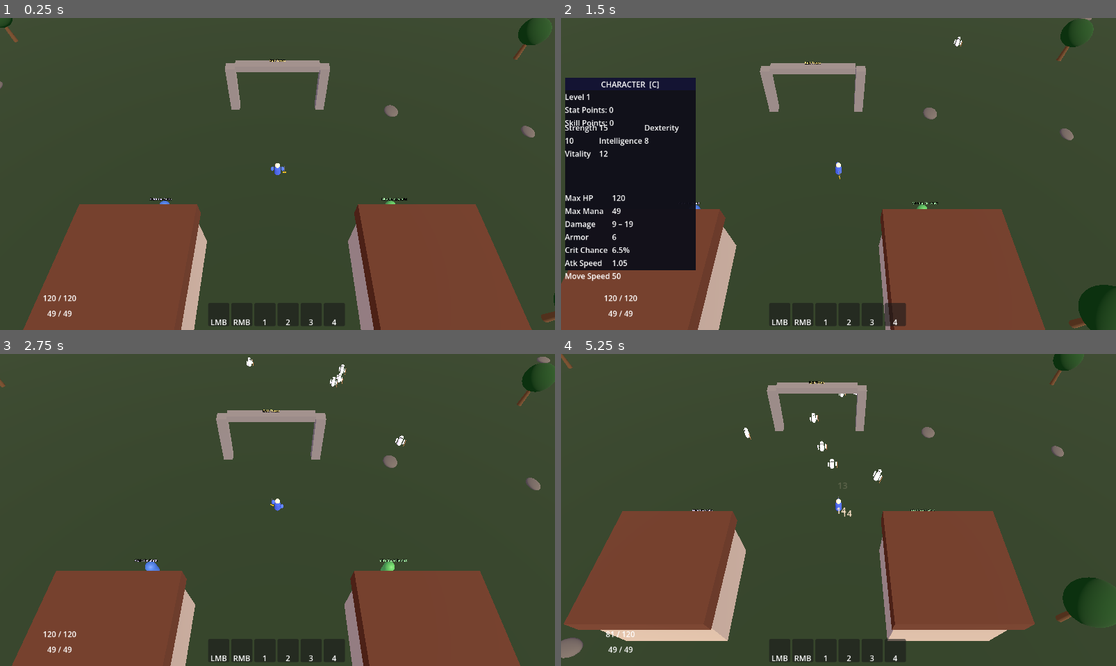
Above: before the commit, frames 1-4 (two rows, left to right).
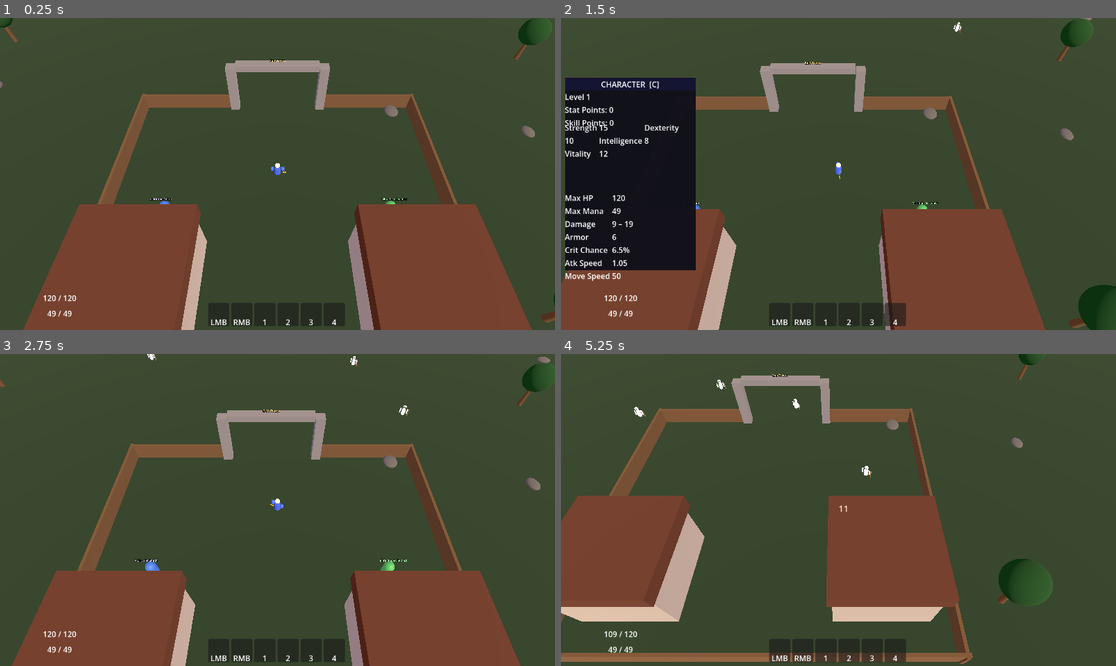
Above: after the commit, the same moments.

Repository: 8bLoN/AlphRPG
Game: Godot game, scene res://scenes/world/MainScene.tscn
Two runs of this game, one before a commit and one after it. Both use one fixed random seed, a clock stepped at 60 frames per second and the inputs below.
Inputs (mouse positions are in pixels of both pictures, inside the frame that each line leads up to):
- Up to frame 1 (0.25 s): no input
- Up to frame 2 (1.5 s): tap Enter at 0.5 s; move the mouse to (960, 158) at 0.52 s; hold C (toggle_character) 0.53-1.25 s; click (960, 158) at 0.67 s; drag from (727, 189) to (810, 236) at 1.27 s
- Up to frame 3 (2.75 s): move the mouse to (333, 441) at 2.02 s; hold C (toggle_character) from 2.03 s (still down); click (333, 441) at 2.17 s
- Up to frame 4 (5.25 s): release C (toggle_character) at 2.75 s; drag from (810, 572) to (672, 463) at 2.77 s; move the mouse to (1005, 556) at 3.52 s; hold C (toggle_character) 3.53-4.25 s; click (1005, 556) at 3.67 s; drag from (672, 463) to (755, 432) at 4.27 s; move the mouse to (866, 510) at 5.02 s; hold C (toggle_character) from 5.03 s (still down); click (866, 510) at 5.17 s

The runs differ from the first frame. In frame 1, 3.0% of the frame differs, in the area x 17-83%, y 24-60%; in frame 2, 2.0%; in frame 3, 3.6%; in frame 4, 28%, in the area x 0-100%, y 0-100%.

Commit message:
Fence town, reduce enemies, slow down combat
- Town surrounded by wooden fence (5 sections + gate pillars)
- Enemy spawners: max_count 4→2 and 3→2, respawn 14s→20s
- Skeleton aggro_radius 120→70 (7m), deaggro 200→140
- Skeleton movement_speed 40→25 (2.5 m/s), no longer rushes
- Skeleton attack_speed -0.45 flat (~1.8s between hits)
- Skeleton damage 3-6 → 2-3.5
- Player auto-attack cooldown 0.9s (no more spam clicking)

Co-Authored-By: Claude Sonnet 4.6 <noreply@anthropic.com>

Diff:
--- a/data/enemies/skeleton_basic.tres
+++ b/data/enemies/skeleton_basic.tres
@@ -10,13 +10,13 @@
 archetype = 0
 base_hp = 80.0
 hp_per_level = 15.0
-base_damage_min = 3.0
-base_damage_max = 6.0
-damage_per_level = 1.5
+base_damage_min = 2.0
+base_damage_max = 3.5
+damage_per_level = 1.0
 base_armor = 4.0
 armor_per_level = 0.8
-movement_speed = 40.0
-attack_speed = 0.0
+movement_speed = 25.0
+attack_speed = -0.45
 base_resistances = {
 "fire_resistance": 0.0,
 "cold_resistance": 0.0,
@@ -30,8 +30,8 @@
 loot_table_id = "undead_enemy"
 loot_count_min = 0
 loot_count_max = 2
-aggro_radius = 120.0
-deaggro_radius = 200.0
+aggro_radius = 70.0
+deaggro_radius = 140.0
 attack_range = 55.0
 preferred_distance = 0.0
 skill_ids = []
--- a/scenes/world/MainScene.tscn
+++ b/scenes/world/MainScene.tscn
@@ -119,6 +119,19 @@
 albedo_color = Color(0.2, 0.6, 0.3, 1)
 roughness = 0.8
 
+[sub_resource type="BoxMesh" id="BoxMesh_fence_short"]
+size = Vector3(9.5, 1.6, 0.25)
+
+[sub_resource type="BoxMesh" id="BoxMesh_fence_long"]
+size = Vector3(28.5, 1.6, 0.25)
+
+[sub_resource type="BoxMesh" id="BoxMesh_fence_side"]
+size = Vector3(0.25, 1.6, 25.5)
+
+[sub_resource type="StandardMaterial3D" id="Mat_fence"]
+albedo_color = Color(0.32, 0.22, 0.12, 1)
+roughness = 1.0
+
 [node name="WorldManager" type="Node"]
 script = ExtResource("1_wm")
 zone_id = "zone_01"
@@ -372,6 +385,33 @@
 text = "Exit Town"
 font_size = 40
 modulate = Color(1, 0.9, 0.5, 1)
+
+[node name="Fence" type="Node3D" parent="Town"]
+
+[node name="NorthLeft" type="MeshInstance3D" parent="Town/Fence"]
+mesh = SubResource("BoxMesh_fence_short")
+material_override = SubResource("Mat_fence")
+position = Vector3(-9.25, 0.8, -9)
+
+[node name="NorthRight" type="MeshInstance3D" parent="Town/Fence"]
+mesh = SubResource("BoxMesh_fence_short")
+material_override = SubResource("Mat_fence")
+position = Vector3(9.25, 0.8, -9)
+
+[node name="South" type="MeshInstance3D" parent="Town/Fence"]
+mesh = SubResource("BoxMesh_fence_long")
+material_override = SubResource("Mat_fence")
+position = Vector3(0, 0.8, 16)
+
+[node name="East" type="MeshInstance3D" parent="Town/Fence"]
+mesh = SubResource("BoxMesh_fence_side")
+material_override = SubResource("Mat_fence")
+position = Vector3(14, 0.8, 3.5)
+
+[node name="West" type="MeshInstance3D" parent="Town/Fence"]
+mesh = SubResource("BoxMesh_fence_side")
+material_override = SubResource("Mat_fence")
+position = Vector3(-14, 0.8, 3.5)
 
 [node name="ArmorVendor" type="Area3D" parent="Town"]
 script = ExtResource("9_vendor")
@@ -446,18 +486,18 @@
 position = Vector3(22, 0, -40)
 enemy_scene = ExtResource("4_enemy")
 enemy_data = ExtResource("8_skeleton")
-max_count = 4
-spawn_radius = 8.0
-respawn_time = 14.0
+max_count = 2
+spawn_radius = 6.0
+respawn_time = 20.0
 
 [node name="SkeletonSpawner2" type="Node3D" parent="EnemySpawners"]
 script = ExtResource("7_spawner")
 position = Vector3(-18, 0, -55)
 enemy_scene = ExtResource("4_enemy")
 enemy_data = ExtResource("8_skeleton")
-max_count = 3
-spawn_radius = 8.0
-respawn_time = 14.0
+max_count = 2
+spawn_radius = 6.0
+respawn_time = 20.0
 
 [node name="LootSystem" type="Node" parent="."]
 script = ExtResource("2_loot")
--- a/scripts/characters/PlayerCharacter.gd
+++ b/scripts/characters/PlayerCharacter.gd
@@ -37,6 +37,7 @@
 var _hovered_target: BaseCharacter = null
 var _inventory_open: bool = false
 var _character_open: bool = false
+var _auto_attack_cooldown: float = 0.0
 
 # ─── Godot Lifecycle ─────────────────────────────────────────────────────────
 
@@ -130,8 +131,9 @@
 		GameManager.toggle_pause()
 
 
-func _process(_delta: float) -> void:
+func _process(delta: float) -> void:
 	_update_hovered_target()
+	_auto_attack_cooldown = maxf(0.0, _auto_attack_cooldown - delta)
 
 # ─── 3D Mouse World Position ──────────────────────────────────────────────────
 
@@ -150,11 +152,14 @@
 # ─── Auto Attack ─────────────────────────────────────────────────────────────
 
 func _initiate_auto_attack(target: BaseCharacter) -> void:
+	if _auto_attack_cooldown > 0.0:
+		return
 	_attack_target_pos = target.global_position
 	var attack_range := 80.0 * WORLD_SCALE
 	if global_position.distance_to(target.global_position) > attack_range:
 		move_to(target.global_position)
 		return
+	_auto_attack_cooldown = 0.9
 	state_machine.transition_to("attack")
 	_perform_auto_attack(target)
 
